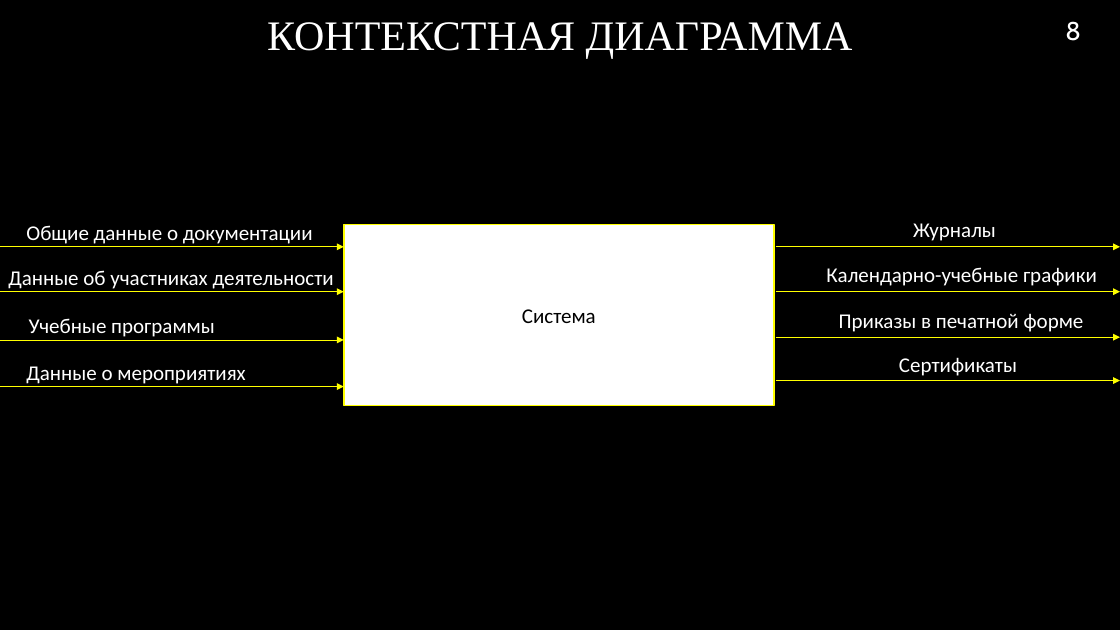
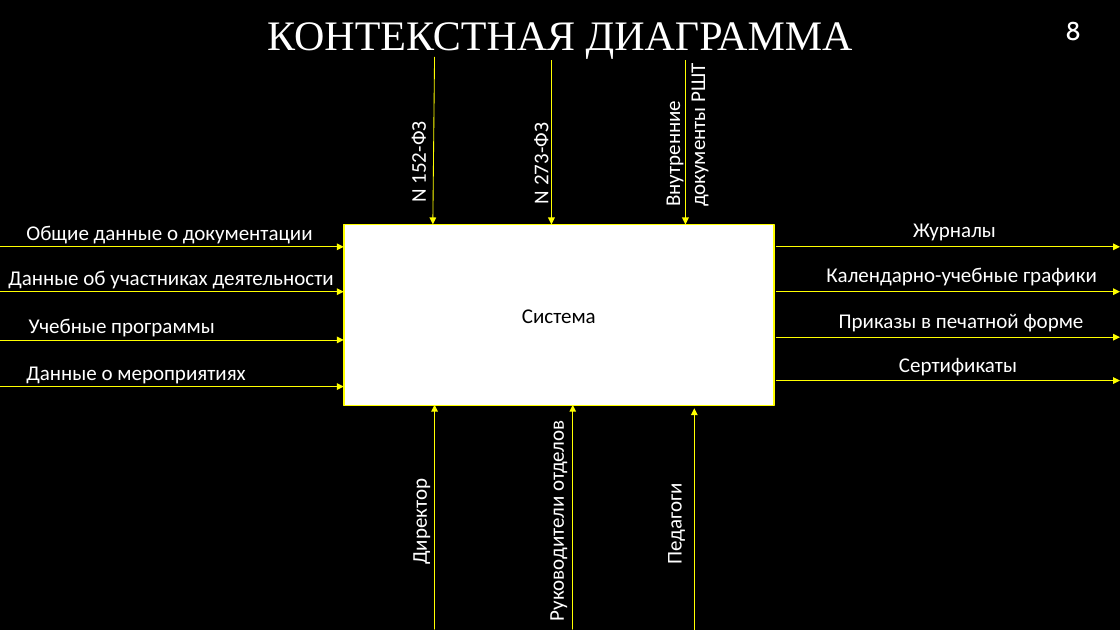
Before and after one commit to RAdKuzur/ASTU, a slide deck: slide 8 of Дипломная работа/Консультации Хоменко/Презентация.pptx. Drawn at 1120x630 pixels with LibreOffice and Linux fonts; fonts in the diff are those of the drawing; background and template pictures are left out. Boxes give left, top, right and bottom in pixels: in the first picture for what was removed or moved away, otherwise in the second. Text is boxed around its words. In the diff, an @@ line names an element or a change of style, - is before the commit and + after.

```diff
--- a/Дипломная работа/Консультации Хоменко/Презентация.pptx
+++ b/Дипломная работа/Консультации Хоменко/Презентация.pptx
@@ arrow added from (434, 57) to (433, 224), #FFFF00 0.75 pt @@
@@ arrow added from (551, 60) to (551, 224), #FFFF00 0.75 pt @@
@@ text added at [660, 66, 711, 204], 18 pt, text #FFFFFF @@
+Внутренние документы РШТ
@@ arrow added from (686, 60) to (686, 224), #FFFF00 0.75 pt @@
@@ text added at [406, 128, 432, 201], 18 pt, text #FFFFFF @@
+N 152-ФЗ
@@ text added at [528, 129, 554, 205], 18 pt, text #FFFFFF @@
+N 273-ФЗ
@@ arrow added from (434, 629) to (434, 405), #FFFF00 0.75 pt @@
@@ arrow added from (573, 629) to (573, 405), #FFFF00 0.75 pt @@
@@ arrow added from (695, 630) to (695, 408), #FFFF00 0.75 pt @@
@@ text added at [544, 427, 570, 617], 18 pt, text #FFFFFF @@
+Руководители отделов
@@ text added at [407, 487, 433, 563], 18 pt, text #FFFFFF @@
+Директор
@@ text added at [662, 491, 688, 563], 18 pt, text #FFFFFF @@
+Педагоги
```
Also in this commit, not shown: 3 other slides changed, 3 other files.
